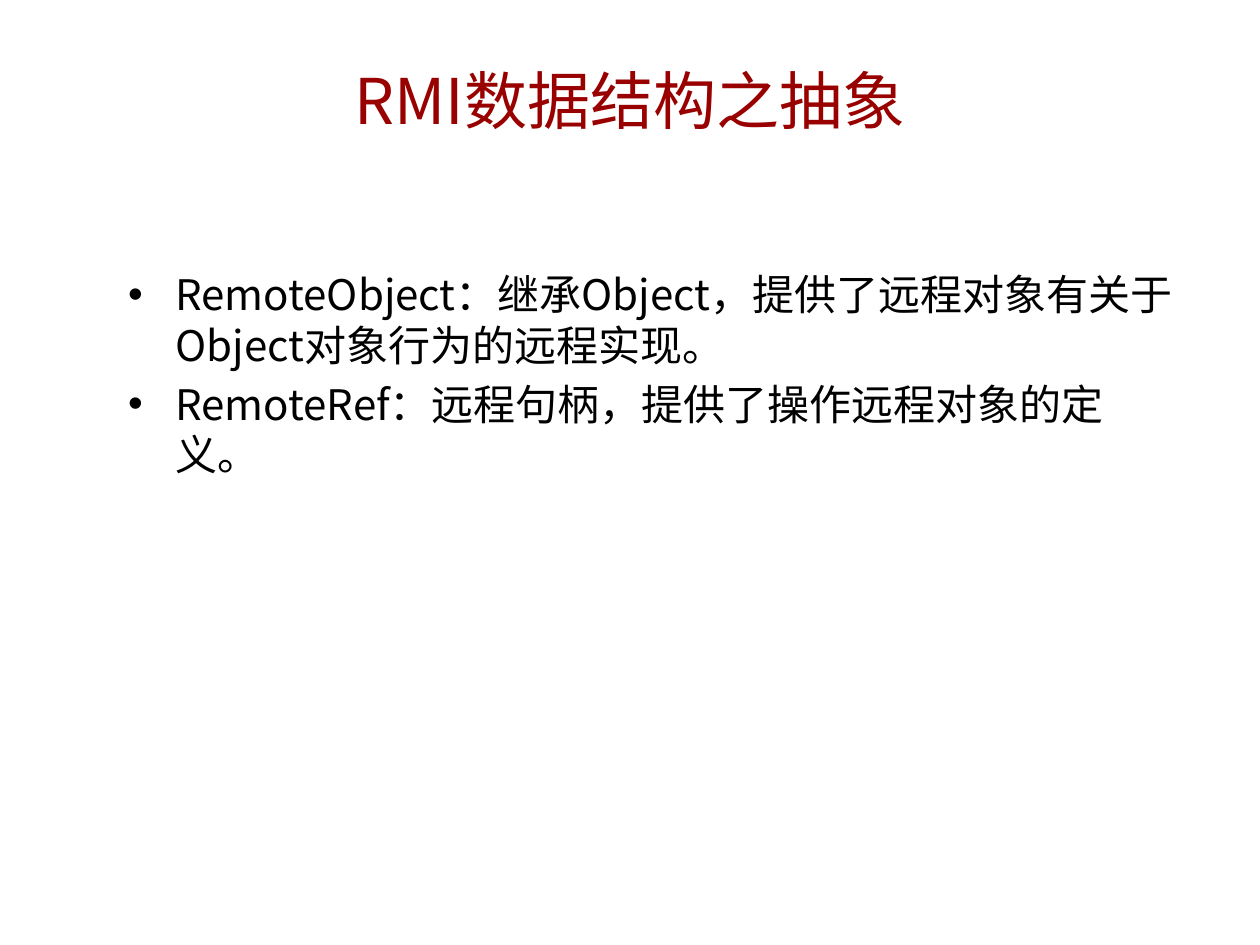
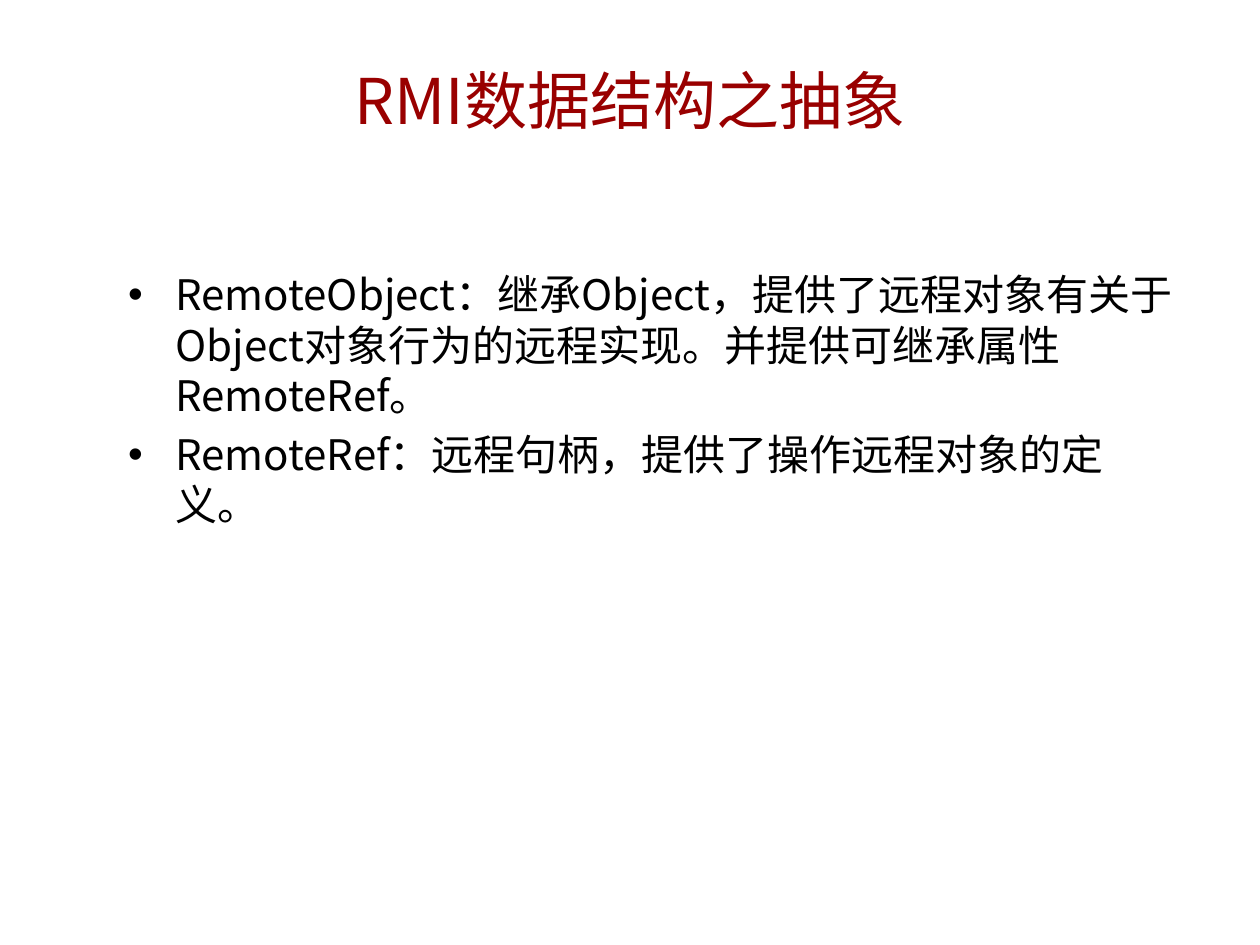
Before and after one commit to jianzijian/Hello-World, a slide deck: slide 4 of RMI学习分享.pptx. Drawn at 1260x945 pixels with LibreOffice and Linux fonts; fonts in the diff are those of the drawing; background and template pictures are left out. Boxes give left, top, right and bottom in pixels: in the first picture for what was removed or moved away, otherwise in the second. Text is boxed around its words. In the diff, an @@ line names an element or a change of style, - is before the commit and + after.

```diff
--- a/RMI学习分享.pptx
+++ b/RMI学习分享.pptx
@@ text at bbox=[175, 274, 1172, 414]: text changed @@
-• RemoteObject：继承Object，提供了远程对象有关于Object对象行为的远程实现。
+• RemoteObject：继承Object，提供了远程对象有关于Object对象行为的远程实现。并提供可继承属性RemoteRef。
```
Also in this commit, not shown: 6 slides added.
